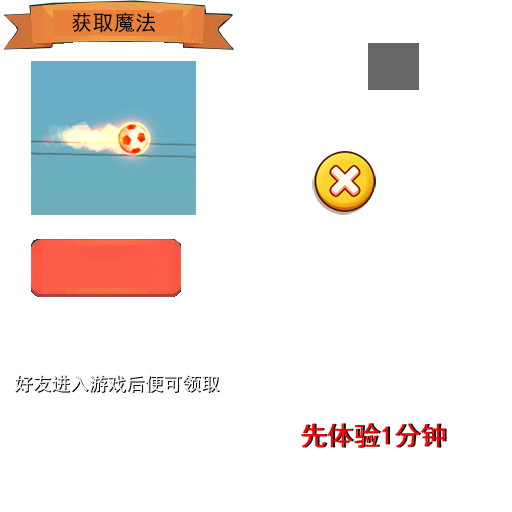
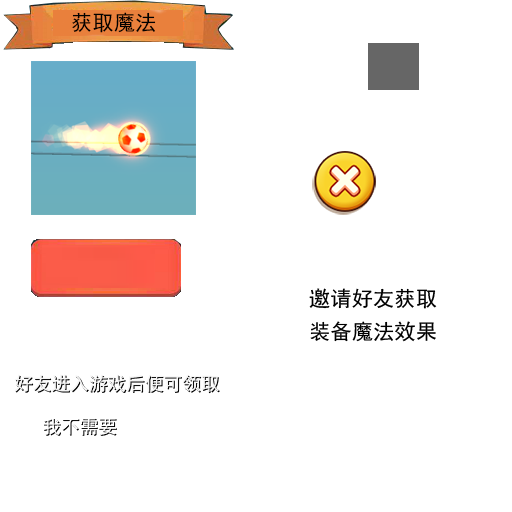
Before/after of a 512 x 512 layered artwork. What changed in the layer stack:
painted on "装备魔法效果" over [310, 321, 436, 342]
painted on "邀请好友获取" over [309, 288, 437, 309]
removed layer "先体验1分钟" (1st of 2) over [301, 423, 445, 448]
removed layer "先体验1分钟" (2nd of 2) over [303, 423, 447, 448]
painted on "图层 8" over [44, 418, 117, 436]
